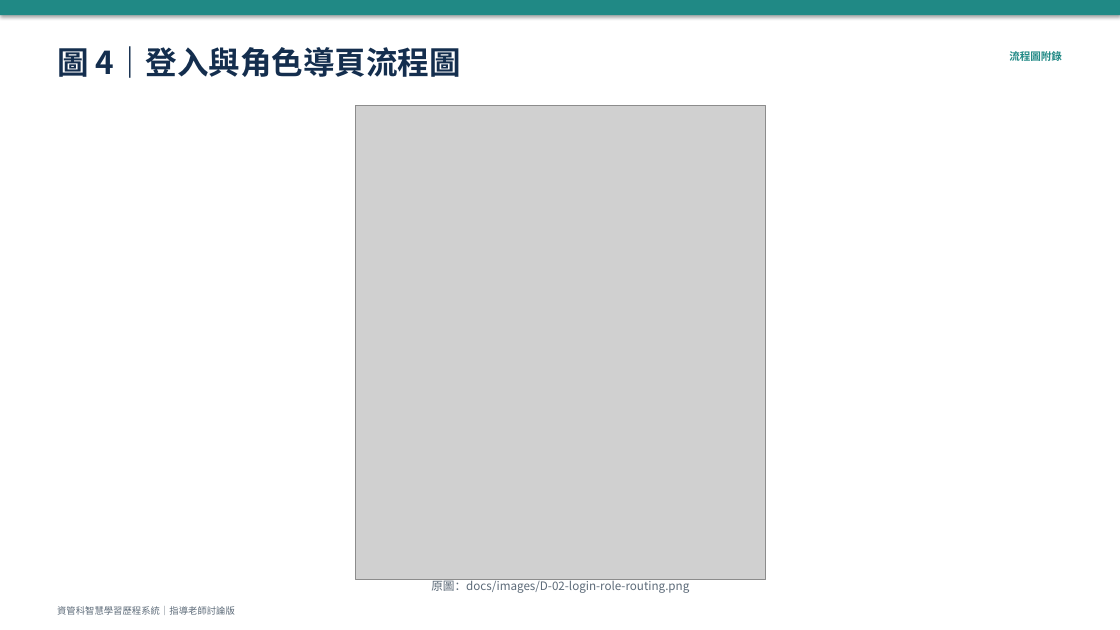
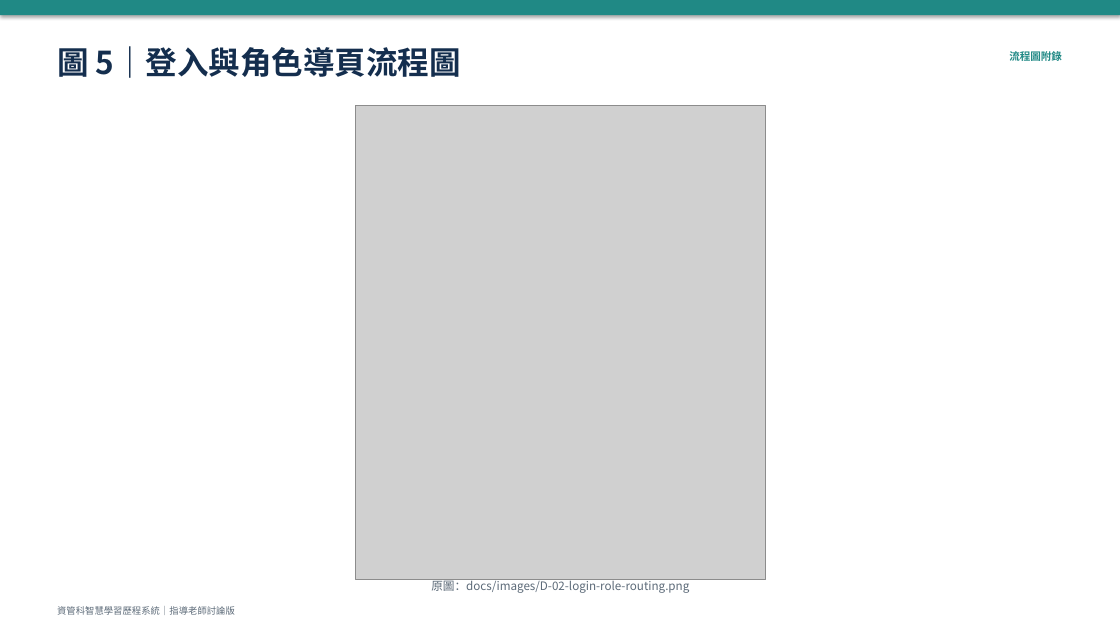
Before and after one commit to vujhdcusa/1028, a slide deck: slide 6 of docs/08_簡報/AI_流程圖彙整_2026-10-10.pptx. Drawn at 1120x630 pixels with LibreOffice and Linux fonts; fonts in the diff are those of the drawing; grey boxes stand for pictures. Boxes give left, top, right and bottom in pixels: in the first picture for what was removed or moved away, otherwise in the second. Text is boxed around its words. In the diff, an @@ line names an element or a change of style, - is before the commit and + after.

```diff
--- a/docs/08_簡報/AI_流程圖彙整_2026-10-10.pptx
+++ b/docs/08_簡報/AI_流程圖彙整_2026-10-10.pptx
@@ text at bbox=[57, 42, 461, 83]: text changed @@
-圖 4｜登入與角色導頁流程圖
+圖 5｜登入與角色導頁流程圖
```
Also in this commit, not shown: 17 other slides changed, 4 slides added, 56 other files.
